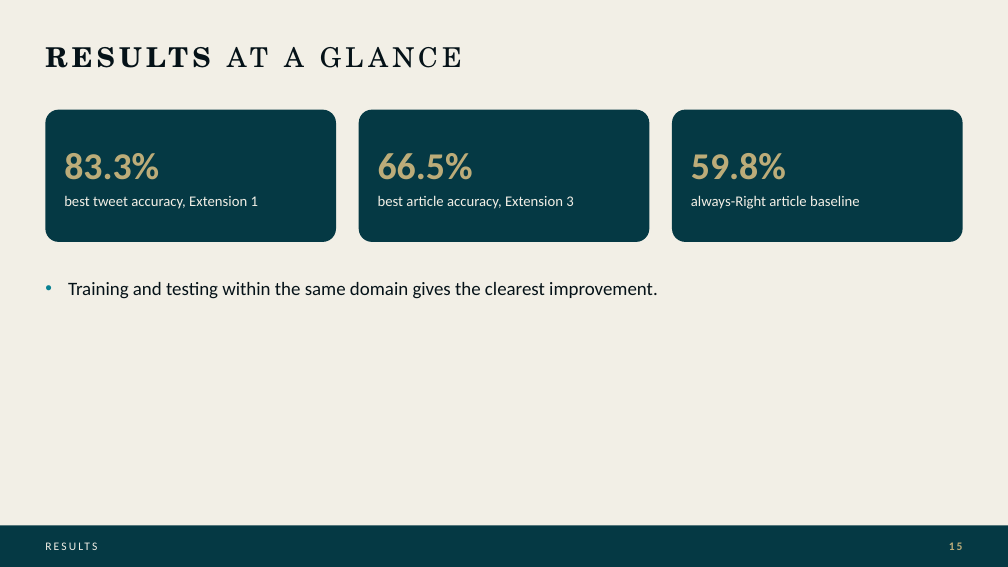
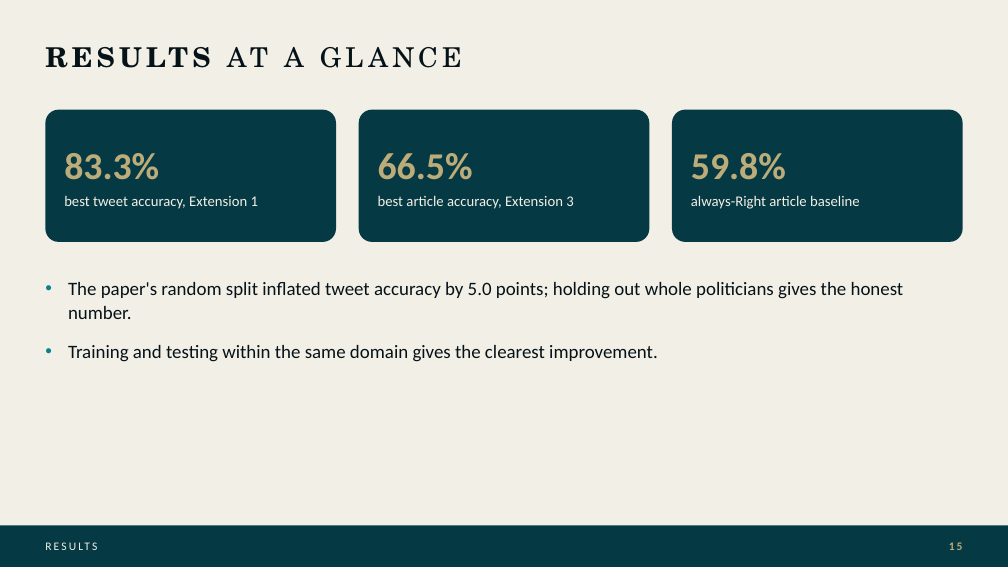
Before and after one commit to SonuAkash-collab/news-political-bias-classifier, a slide deck: slide 15 of docs/slides/deck.pptx. Drawn at 1008x567 pixels with LibreOffice and Linux fonts; fonts in the diff are those of the drawing. Boxes give left, top, right and bottom in pixels: in the first picture for what was removed or moved away, otherwise in the second. Text is boxed around its words. In the diff, an @@ line names an element or a change of style, - is before the commit and + after.

Commit message:
Add the random-split finding to the Results at a glance slide

```diff
--- a/docs/slides/deck.pptx
+++ b/docs/slides/deck.pptx
@@ text at box(68, 282, 904, 319): paragraph added @@
+• The paper's random split inflated tweet accuracy by 5.0 points; holding out whole politicians gives the honest number.
```
Also in this commit, not shown: 1 other file.
